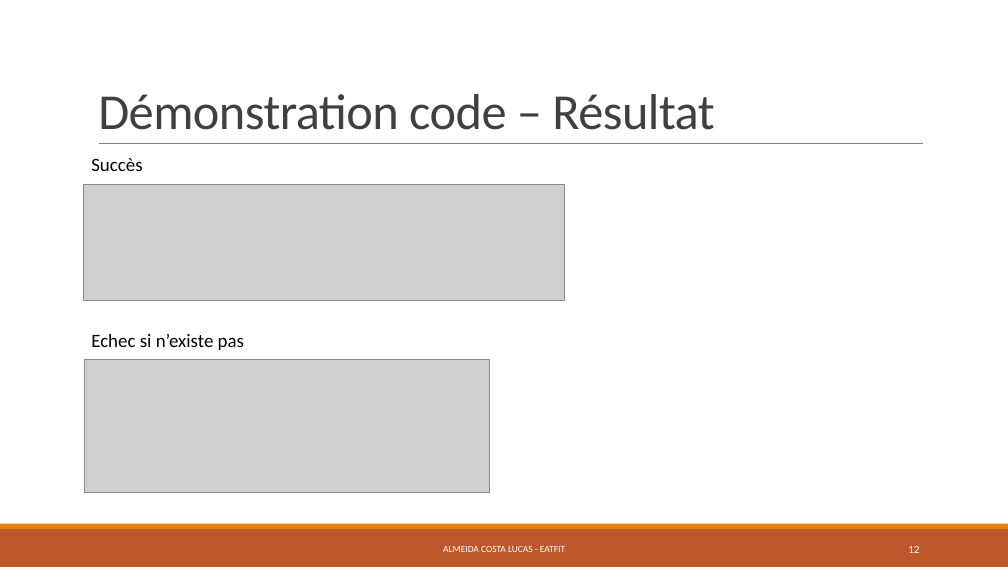
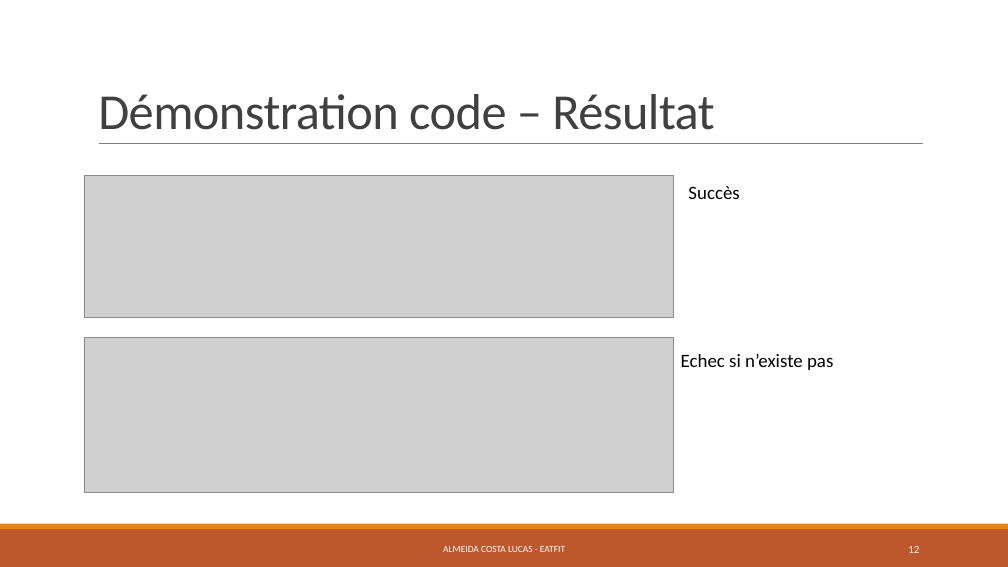
Before and after one commit to LAAC172003/EatFit_TPI_2023, a slide deck: slide 12 of Documentation/Eatfit.pptx. Drawn at 1008x567 pixels with LibreOffice and Linux fonts; fonts in the diff are those of the drawing; grey boxes stand for pictures. Boxes give left, top, right and bottom in pixels: in the first picture for what was removed or moved away, otherwise in the second. Text is boxed around its words. In the diff, an @@ line names an element or a change of style, - is before the commit and + after.

```diff
--- a/Documentation/Eatfit.pptx
+++ b/Documentation/Eatfit.pptx
@@ picture resized from (x1=84, y1=185, x2=565, y2=300) to (x1=84, y1=175, x2=674, y2=318) @@
@@ text "Succès" moved from (x1=91, y1=158, x2=142, y2=171) to (x1=688, y1=186, x2=739, y2=199) @@
@@ picture resized from (x1=84, y1=359, x2=490, y2=493) to (x1=84, y1=338, x2=674, y2=493) @@
@@ text "Echec si n’existe pas" moved from (x1=91, y1=334, x2=244, y2=350) to (x1=681, y1=354, x2=833, y2=370) @@
```
Also in this commit, not shown: 5 other slides changed, 12 other files.
